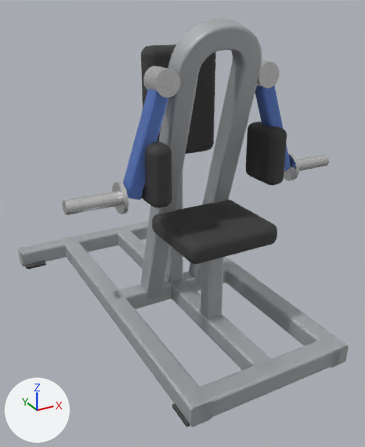
Before and after pictures for a commit that changed the glTF model catalogs/ludus/models/LD-A016/model.glb.
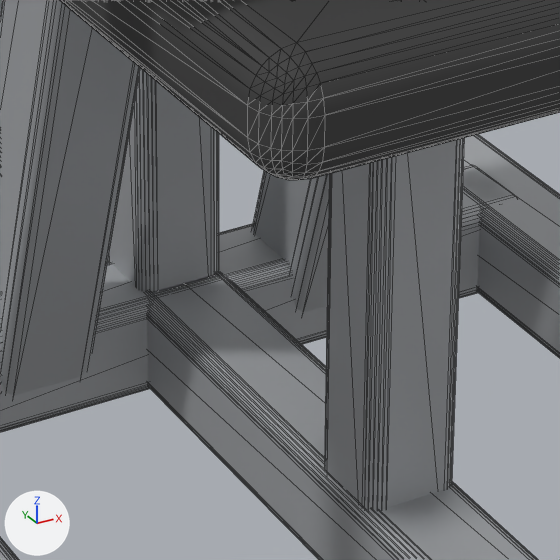
Each version appears first whole from a 50 mm lens placed at (-0.956, -1.78, 1.258), pointed at (-0.023, -0.084, 0.41), and next in a close-up on the part from 40% to 66% of the width and 52% to 73% of the height. Arrows for +X, +Y and +Z are at lower left; the lights stay in place. The older version's two pictures come first. The close-ups show mesh edges as thin lines. Where no turn or scale is listed for an object, it has been applied to the vertices.

Script lines for the objects in view, before the commit:
```python
me_mesh_0 = bpy.data.meshes.new('Mesh_0')
me_mesh_0.from_pydata(...)  # 56 vertices, 108 faces; spans x -0.04..0.04, y -0.04..0.04, z -0.5..0.5
me_mesh_0.materials.append(mat_frame)  # grey #b4b7ba
me_mesh_3 = bpy.data.meshes.new('Mesh_3')
me_mesh_3.from_pydata(...)  # 296 vertices, 588 faces; spans x -0.19..0.19, y -0.17..0.17, z -0.043..0.043
me_mesh_3.materials.append(mat_upholstery)  # dark grey #3d3d3d
me_mesh_5 = bpy.data.meshes.new('Mesh_5')
me_mesh_5.from_pydata(...)  # 52 vertices, 96 faces; spans x -0.5..0.5, y -0.5..0.5, z -0.5..0.5
me_mesh_5.materials.append(mat_chrome)  # white #eeeeee
ob_mesh_0_001 = bpy.data.objects.new('Mesh_0.001', me_mesh_0)
ob_mesh_0_001.parent = ob_base
ob_mesh_0_001.location = (0.3, 0.0, 0.04)
ob_mesh_0_001.rotation_euler = (-1.571, 0.0, 3.142)  # degrees (-90, 0, 180)
ob_mesh_0_001.scale = (1.0, 1.0, 1.43)
ob_mesh_5_004 = bpy.data.objects.new('Mesh_5.004', me_mesh_5)
ob_mesh_5_004.parent = ob_arm_support
ob_mesh_5_004.location = (0.147, -0.02, 1.02)
ob_mesh_5_004.rotation_euler = (-1.571, 0.0, -1.571)  # degrees (-90, 0, -90)
ob_mesh_5_004.scale = (0.045, 0.045, 0.045)
ob_seat_pad = bpy.data.objects.new('seat_pad', me_mesh_3)
ob_seat_pad.location = (0.0, -0.286, 0.46)
# also in view: 'Mesh_0.005' at (0.0, 0.034, 0.04); 'Mesh_0.004' at (0.0, 0.0, 0.04); 'arch_tube' at (0.0, -0.142, 0.617); 'seat_post' at (0.0, -0.286, 0.23); 'Mesh_2' at (0.0, 0.044, 0.46)
```
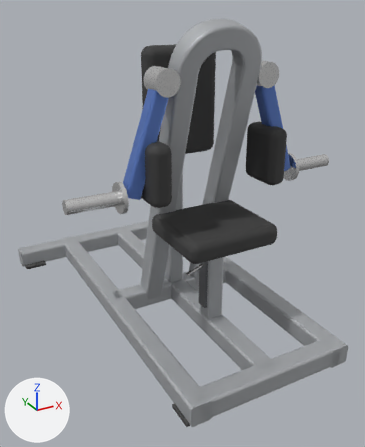
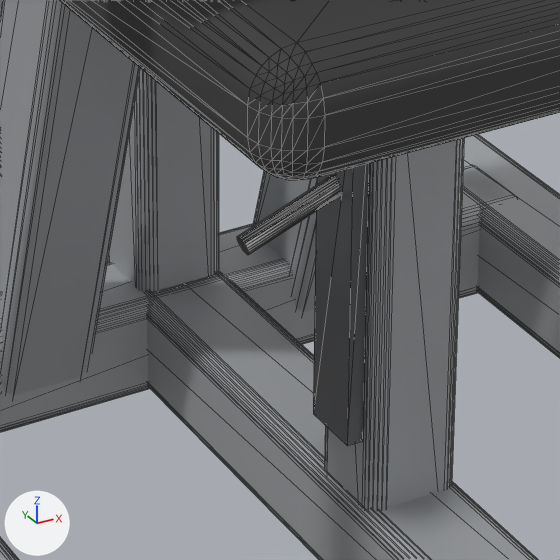
The change, as a diff of the scene's bpy script:
```diff
--- a/catalogs/ludus/models/LD-A016/model.glb.py
+++ b/catalogs/ludus/models/LD-A016/model.glb.py
@@ mat_plate @@
+mat_plate = principled_material('plate')
+mat_plate.base_color = (0.169, 0.173, 0.18)  # grey #727376
+mat_plate.metallic = 0.7
+mat_plate.roughness = 0.35
@@ me_mesh_3_1 @@
+me_mesh_3_1.from_pydata(...)  # a box spanning x -0.006..0.006, y -0.022..0.022, z -0.13..0.13
+me_mesh_3_1.materials.append(mat_plate)  # grey #727376
@@ ob_mesh_5_004 @@
 ob_mesh_5_004.parent = ob_arm_support
-ob_mesh_5_004.location = (0.147, -0.02, 1.02)
-ob_mesh_5_004.rotation_euler = (-1.571, 0.0, -1.571)  # degrees (-90, 0, -90)
-ob_mesh_5_004.scale = (0.045, 0.045, 0.045)
+ob_mesh_5_004.location = (0.075, 0.0, 0.305)
+ob_mesh_5_004.rotation_euler = (-1.93, 0.0, -1.571)  # degrees (-111, 0, -90)
+ob_mesh_5_004.scale = (0.014, 0.014, 0.0854)
@@ ob_seat_adjuster @@
+ob_seat_adjuster = bpy.data.objects.new('seat_adjuster', me_mesh_3_1)
+ob_seat_adjuster.location = (-0.041, -0.286, 0.26)
```

Changed parts and their boxes [x1, y1, x2, y2] in the close-ups (560 x 560 px):
'seat_adjuster', added
    after: [313, 163, 369, 446]
'Mesh_5.004', moved, turned, rescaled (not visible before)
    after: [237, 175, 340, 255]
